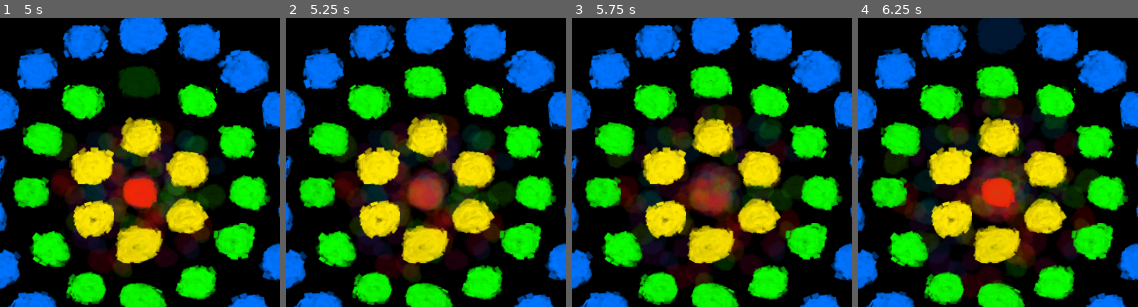
Above: before the commit, frames 1-4 (left to right).
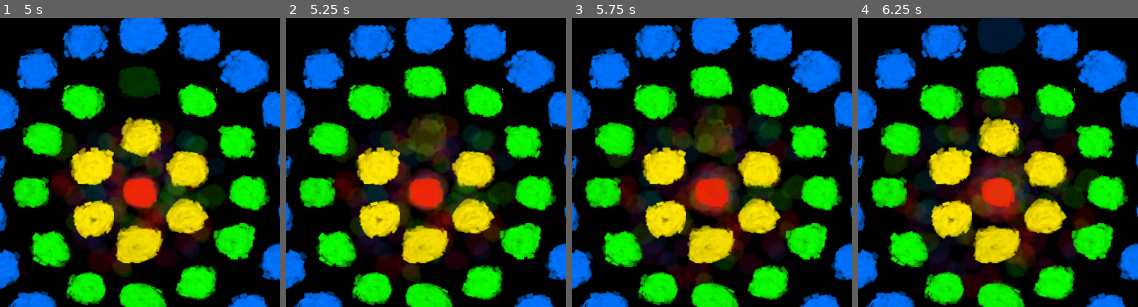
Above: after the commit, the same moments.

Repository: Sarvarian/Nimatron2021
Game: Godot game, scene res://main.tscn
Same seed, same stepped clock (60 frames per second), same inputs: the game is played once before the commit and once after it.
Inputs (mouse positions are % of the whole screen's width and height, from its top left):
- Up to frame 1 (5 s): tap Enter at 0.5 s; move the mouse to (75, 44) at 0.52 s; click (75, 44) at 0.67 s; move the mouse to (30, 55) at 1.27 s; click (30, 55) at 1.42 s; move the mouse to (62, 27) at 2.02 s; click (62, 27) at 2.17 s; move the mouse to (46, 70) at 2.77 s; click (46, 70) at 2.92 s; move the mouse to (83, 65) at 3.52 s; click (83, 65) at 3.67 s; move the mouse to (19, 34) at 4.27 s; click (19, 34) at 4.42 s
- Up to frame 2 (5.25 s): move the mouse to (57, 50) at 5.02 s; click (57, 50) at 5.17 s
- Up to frame 3 (5.75 s): no input
- Up to frame 4 (6.25 s): move the mouse to (35, 24) at 5.77 s; click (35, 24) at 5.92 s
The pictures show only the part of the screen within x 26-76%, y 20-70%; the shares and areas given below are measured in that part.

Frame 1 is identical in both runs. In frame 2, 2.6% of the frame differs, in the area x 42-58%, y 34-66%; in frame 3, 2.6%; in frame 4, nothing differs.

Commit message:
circle input done

Diff:
--- a/main.gd
+++ b/main.gd
@@ -5,28 +5,37 @@
 var line_buttons_state : PoolByteArray = [false, false, false, false]
 var this_turn_lights : Array = []
 var previous_line : int = 0
-var player : Player = Player.new(self)
-
-
-func _ready() -> void:
-	var err : int = 0
-	err = $PlayerInput/Line0.connect("pressed", self, "_on_Line_pressed", [0], CONNECT_DEFERRED)
-	err = $PlayerInput/Line1.connect("pressed", self, "_on_Line_pressed", [1], CONNECT_DEFERRED)
-	err = $PlayerInput/Line2.connect("pressed", self, "_on_Line_pressed", [2], CONNECT_DEFERRED)
-	err = $PlayerInput/Line3.connect("pressed", self, "_on_Line_pressed", [3], CONNECT_DEFERRED)
-	if err:
-		printerr("ERROR!")
-
-
-func _on_Line_pressed(line_idx : int) -> void:
-	line_buttons_state[line_idx] = true
-	player.line_pressed(line_idx)
 
 
 func _on_CircleInput_gui_input(event : InputEvent) -> void:
-	if not event is InputEventMouseButton:
-		return
-	var pos : Vector2 = (event as InputEventMouseButton).position
+	if event is InputEventMouseButton and event.is_pressed():
+		player_circle_input(event.position + $CircleInput.rect_position)
+
+
+func _on_SubmitButton_released() -> void:
+	var button : TouchScreenButton = $Submit/SubmitButton as TouchScreenButton
+	var mouse_pos : Vector2 = button.get_local_mouse_position()
+	if mouse_pos.x < 0 or mouse_pos.y < 0 or mouse_pos.x > button.position.x or mouse_pos.y > button.y:
+		print("out")
+	else:
+		print("in")
+
+
+func player_circle_input(mouse_pos: Vector2) -> void:
+	var line_idx : int = player_circle_input_check(mouse_pos)
+	if line_idx > -1:
+		extinguish(line_idx)
+
+
+func player_circle_input_check(mouse_pos : Vector2) -> int:
+	var center : Vector2 = $Game.global_position
+	for point_node in $CircleInput.get_children():
+		var point : Position2D = point_node as Position2D
+		var point_dis : float = center.distance_squared_to(point.global_position)
+		var mouse_dis : float = center.distance_squared_to(mouse_pos)
+		if mouse_dis < point_dis:
+			return point.get_index()
+	return -1
 
 
 func extinguish(line_idx : int) -> void:
--- a/main.tscn
+++ b/main.tscn
@@ -46,18 +46,6 @@
 [ext_resource path="res://z1939_nimatron/assets/art/submit_button/submit_button_red.tres" type="Texture" id=44]
 [ext_resource path="res://z1939_nimatron/scripts/submit_button.gd" type="Script" id=45]
 
-[sub_resource type="CircleShape2D" id=6]
-radius = 216.0
-
-[sub_resource type="CircleShape2D" id=7]
-radius = 596.5
-
-[sub_resource type="CircleShape2D" id=8]
-radius = 945.0
-
-[sub_resource type="CircleShape2D" id=9]
-radius = 1350.5
-
 [sub_resource type="SpriteFrames" id=5]
 animations = [ {
 "frames": [ ExtResource( 43 ) ],
@@ -1022,107 +1010,6 @@
 z_index = -1
 texture = ExtResource( 20 )
 
-[node name="PlayerInput" type="Node2D" parent="."]
-position = Vector2( 300, 300 )
-scale = Vector2( 0.14, 0.14 )
-__meta__ = {
-"_edit_group_": true,
-"_edit_lock_": true
-}
-
-[node name="Line0" type="TouchScreenButton" parent="PlayerInput"]
-z_index = 4
-shape = SubResource( 6 )
-shape_centered = false
-passby_press = true
-__meta__ = {
-"_edit_lock_": true
-}
-
-[node name="Line1" type="TouchScreenButton" parent="PlayerInput"]
-z_index = 3
-shape = SubResource( 7 )
-shape_centered = false
-passby_press = true
-__meta__ = {
-"_edit_lock_": true
-}
-
-[node name="Line2" type="TouchScreenButton" parent="PlayerInput"]
-z_index = 2
-shape = SubResource( 8 )
-shape_centered = false
-passby_press = true
-__meta__ = {
-"_edit_lock_": true
-}
-
-[node name="Line3" type="TouchScreenButton" parent="PlayerInput"]
-z_index = 1
-shape = SubResource( 9 )
-shape_centered = false
-passby_press = true
-__meta__ = {
-"_edit_lock_": true
-}
-
-[node name="Texts" type="Node2D" parent="."]
-scale = Vector2( 0.14, 0.14 )
-__meta__ = {
-"_edit_group_": true,
-"_edit_lock_": true
-}
-
-[node name="az_nimatron_says" type="Sprite" parent="Texts"]
-position = Vector2( 1638, 396 )
-texture = ExtResource( 41 )
-__meta__ = {
-"_edit_lock_": true
-}
-
-[node name="who_extenguishes" type="Sprite" parent="Texts"]
-position = Vector2( 387, 2088 )
-rotation = -1.5708
-texture = ExtResource( 40 )
-__meta__ = {
-"_edit_lock_": true
-}
-
-[node name="the_last_light_wins" type="Sprite" parent="Texts"]
-position = Vector2( 1674, 3915 )
-texture = ExtResource( 42 )
-__meta__ = {
-"_edit_lock_": true
-}
-
-[node name="Submit" type="AnimatedSprite" parent="."]
-position = Vector2( 517.5, 491.25 )
-rotation = -0.349066
-scale = Vector2( 0.14, 0.14 )
-frames = SubResource( 5 )
-animation = "Red"
-script = ExtResource( 45 )
-__meta__ = {
-"_edit_group_": true,
-"_edit_lock_": true
-}
-
-[node name="Button" type="TouchScreenButton" parent="Submit"]
-modulate = Color( 1, 1, 1, 0 )
-position = Vector2( -479.679, -185.186 )
-scale = Vector2( 0.849168, 0.776203 )
-normal = ExtResource( 44 )
-__meta__ = {
-"_edit_lock_": true
-}
-
-[node name="Camera2D" type="Camera2D" parent="."]
-offset = Vector2( 300, 300 )
-current = true
-__meta__ = {
-"_edit_lock_": true
-}
-
 [node name="CircleInput" type="Control" parent="."]
 anchor_right = 1.0
 anchor_bottom = 1.0
@@ -1133,19 +1020,92 @@
 size_flags_horizontal = 0
 size_flags_vertical = 0
 __meta__ = {
+"_edit_group_": true,
+"_edit_lock_": true,
 "_edit_use_anchors_": false
+}
+
+[node name="P0" type="Position2D" parent="CircleInput"]
+position = Vector2( 220, 190 )
+__meta__ = {
+"_edit_lock_": true
+}
+
+[node name="P1" type="Position2D" parent="CircleInput"]
+position = Vector2( 273.5, 190 )
+__meta__ = {
+"_edit_lock_": true
+}
+
+[node name="P2" type="Position2D" parent="CircleInput"]
+position = Vector2( 322.3, 190 )
+__meta__ = {
+"_edit_lock_": true
 }
 
 [node name="P3" type="Position2D" parent="CircleInput"]
 position = Vector2( 380, 190 )
-
-[node name="P2" type="Position2D" parent="CircleInput"]
-position = Vector2( 322.3, 190 )
-
-[node name="P1" type="Position2D" parent="CircleInput"]
-position = Vector2( 273.5, 190 )
-
-[node name="P0" type="Position2D" parent="CircleInput"]
-position = Vector2( 220, 190 )
+__meta__ = {
+"_edit_lock_": true
+}
+
+[node name="Submit" type="AnimatedSprite" parent="."]
+position = Vector2( 517.5, 491.25 )
+rotation = -0.349066
+scale = Vector2( 0.14, 0.14 )
+frames = SubResource( 5 )
+animation = "Red"
+script = ExtResource( 45 )
+__meta__ = {
+"_edit_group_": true,
+"_edit_lock_": true
+}
+
+[node name="SubmitButton" type="TouchScreenButton" parent="Submit"]
+modulate = Color( 1, 1, 1, 0 )
+position = Vector2( -479.679, -185.186 )
+scale = Vector2( 0.849168, 0.776203 )
+normal = ExtResource( 44 )
+shape_visible = false
+__meta__ = {
+"_edit_lock_": true
+}
+
+[node name="Texts" type="Node2D" parent="."]
+scale = Vector2( 0.14, 0.14 )
+__meta__ = {
+"_edit_group_": true,
+"_edit_lock_": true
+}
+
+[node name="az_nimatron_says" type="Sprite" parent="Texts"]
+position = Vector2( 1638, 396 )
+texture = ExtResource( 41 )
+__meta__ = {
+"_edit_lock_": true
+}
+
+[node name="who_extenguishes" type="Sprite" parent="Texts"]
+position = Vector2( 387, 2088 )
+rotation = -1.5708
+texture = ExtResource( 40 )
+__meta__ = {
+"_edit_lock_": true
+}
+
+[node name="the_last_light_wins" type="Sprite" parent="Texts"]
+position = Vector2( 1674, 3915 )
+texture = ExtResource( 42 )
+__meta__ = {
+"_edit_lock_": true
+}
+
+[node name="Camera2D" type="Camera2D" parent="."]
+offset = Vector2( 300, 300 )
+current = true
+__meta__ = {
+"_edit_lock_": true
+}
 
 [connection signal="gui_input" from="CircleInput" to="." method="_on_CircleInput_gui_input" flags=3]
+[connection signal="released" from="Submit/SubmitButton" to="." method="_on_SubmitButton_released" flags=3]
--- a/project.godot
+++ b/project.godot
@@ -24,11 +24,6 @@
 "language": "GDScript",
 "path": "res://aban/statics/nim.gd"
 }, {
-"base": "Reference",
-"class": "Player",
-"language": "GDScript",
-"path": "res://systems/player.gd"
-}, {
 "base": "Object",
 "class": "Static",
 "language": "GDScript",
@@ -38,7 +33,6 @@
 "Builder": "",
 "Main": "",
 "Nim": "",
-"Player": "",
 "Static": ""
 }
 
--- a/systems/player.gd
+++ /dev/null
@@ -1,44 +0,0 @@
-class_name Player
-extends Reference
-
-
-# reference from main.
-var main : Node
-# player turn check
-var is_player_turn : bool = true
-# input handling data
-var this_frame_line_idx : int = 3
-var last_frame_line_idx : int = 3
-var chained_score : int = 0
-
-
-func _init(main_node : Node) -> void:
-	main = main_node
-
-
-func line_pressed(line_idx : int) -> void:
-	if not is_player_turn:
-		return
-
-	if line_idx == 3:
-		new_frame(line_idx)
-		return
-
-	this_frame_line_idx = line_idx
-
-	var score : int = chained_score
-	if last_frame_line_idx != line_idx:
-		score = 1
-
-	for _i in range(score):
-		main.extinguish(line_idx)
-
-
-func new_frame(line_idx : int) -> void:
-	if last_frame_line_idx == this_frame_line_idx:
-		chained_score += 1
-	else:
-		chained_score = 1
-	last_frame_line_idx = this_frame_line_idx
-	this_frame_line_idx = line_idx
-	main.extinguish(line_idx)
Not shown: 1 places in main.tscn that only renumber resources
